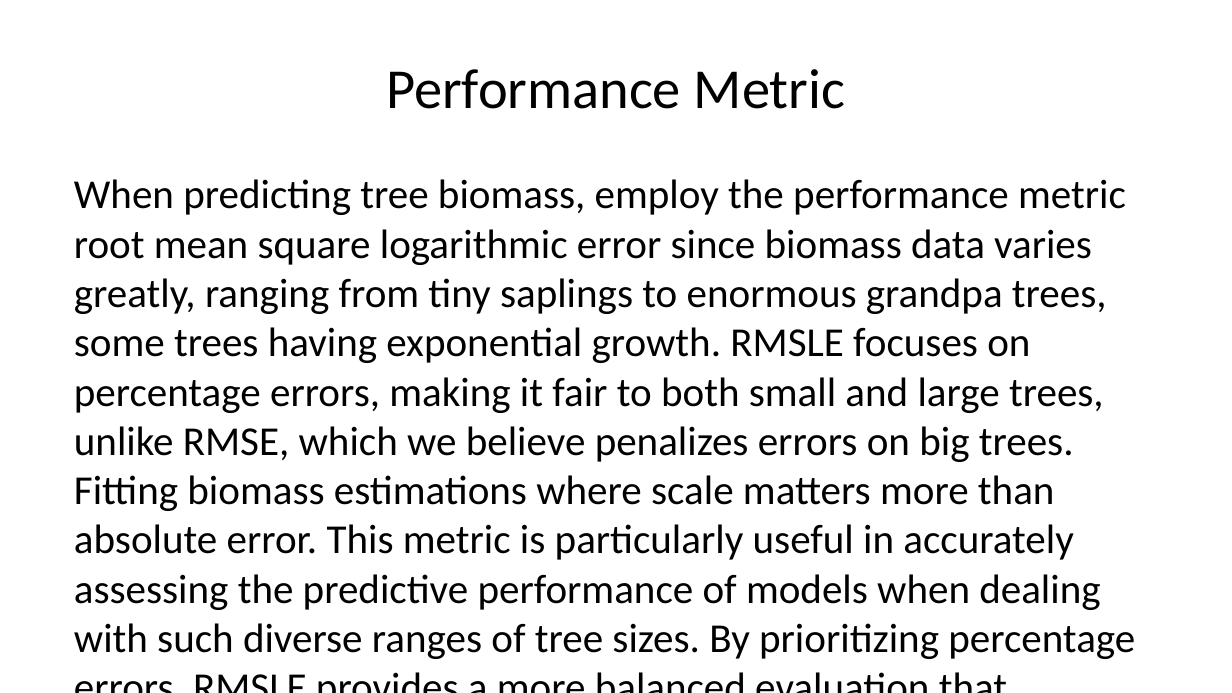
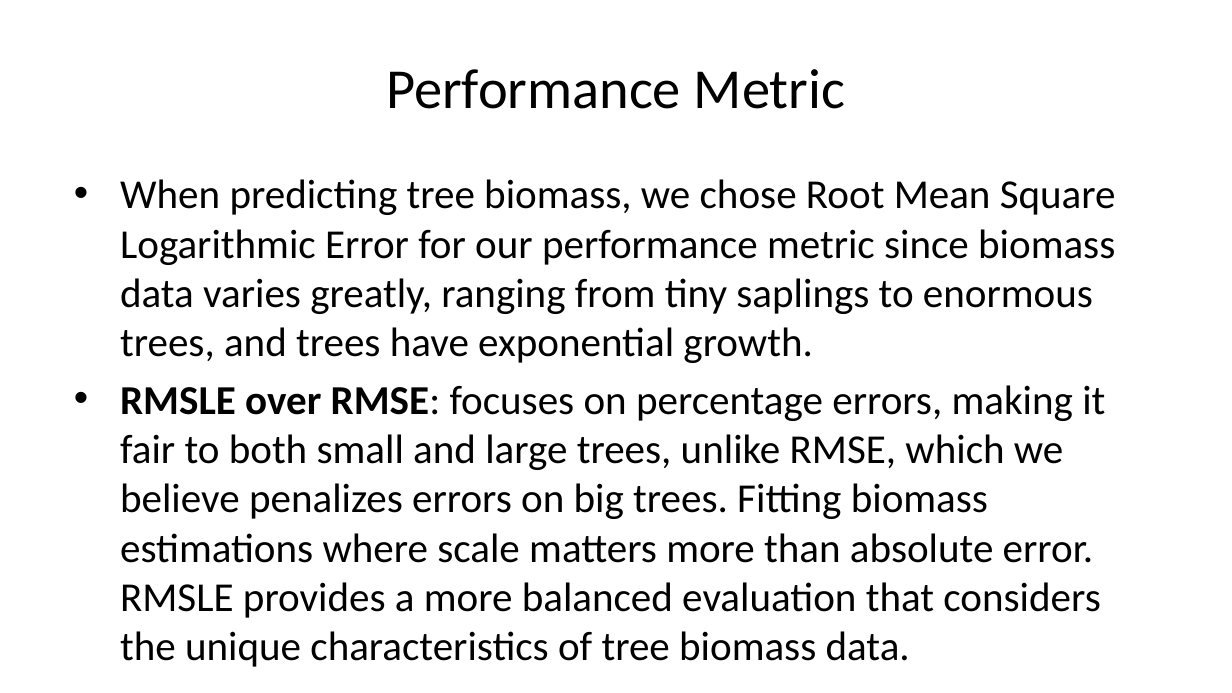
Before and after one commit to deancallahan25/Redwood-Analytics-Portfolio, a slide deck: slide 13 of Project-3/presentation.pptx. Drawn at 1232x693 pixels with LibreOffice and Linux fonts; fonts in the diff are those of the drawing. Boxes give left, top, right and bottom in pixels: in the first picture for what was removed or moved away, otherwise in the second. Text is boxed around its words. In the diff, an @@ line names an element or a change of style, - is before the commit and + after.

Commit message:
add a average roo mean square log error for every k

```diff
--- a/Project-3/presentation.pptx
+++ b/Project-3/presentation.pptx
@@ text at [120,179,1116,618]: text changed @@
-When predicting tree biomass, employ the performance metric root mean square logarithmic error since biomass data varies greatly, ranging from tiny saplings to enormous grandpa trees, some trees having exponential growth. RMSLE focuses on percentage errors, making it fair to both small and large trees, unlike RMSE, which we believe penalizes errors on big trees. Fitting biomass estimations where scale matters more than absolute error. This metric is particularly useful in accurately assessing the predictive performance of models when dealing with such diverse ranges of tree sizes. By prioritizing percentage errors, RMSLE provides a more balanced evaluation that considers the unique characteristics of tree biomass data.
+• When predicting tree biomass, we chose Root Mean Square Logarithmic Error for our performance metric since biomass data varies greatly, ranging from tiny saplings to enormous trees, and trees have exponential growth.
+• RMSLE over RMSE: focuses on percentage errors, making it fair to both small and large trees, unlike RMSE, which we believe penalizes errors on big trees. Fitting biomass estimations where scale matters more than absolute error. RMSLE provides a more balanced evaluation that considers the unique characteristics of tree biomass data.
```
Also in this commit, not shown: 3 other slides changed, 4 slides added, 1 slide removed, 1 other file.
